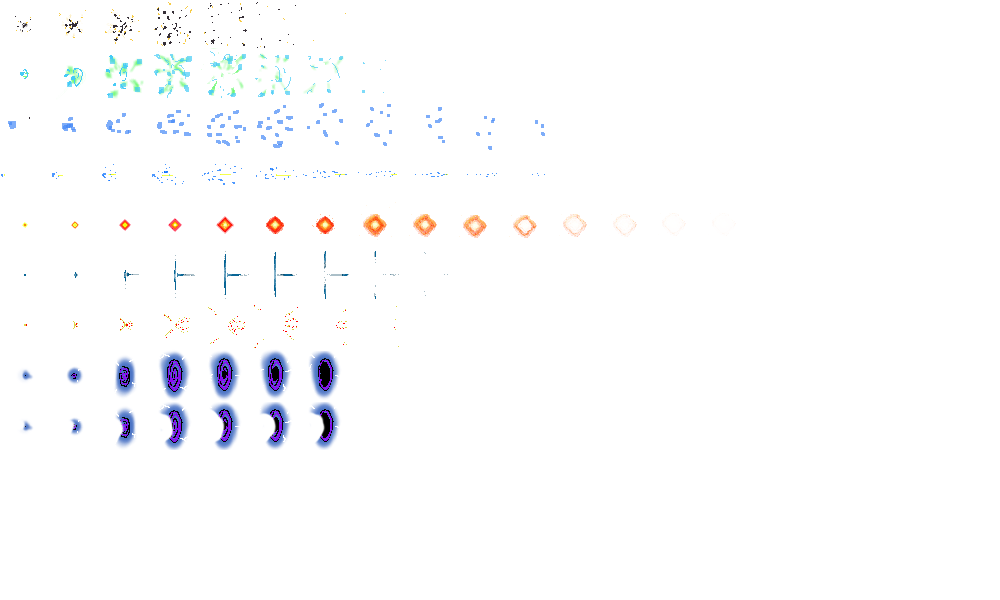
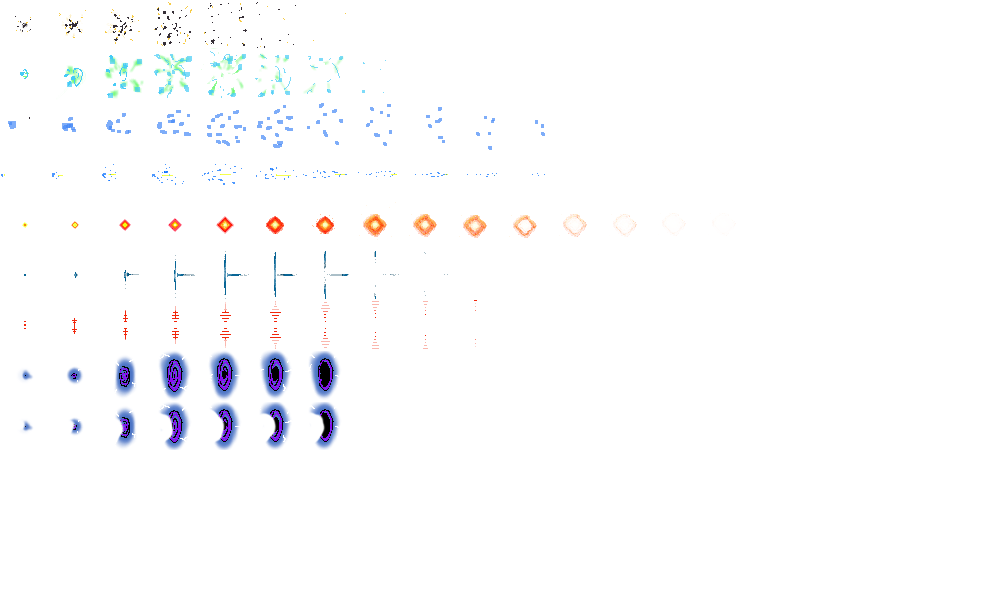
Before/after of a w=1000, h=600 layered artwork. What changed in the layer stack:
painted on "Layer #3" over [24, 306, 399, 348]
painted on "Layer #1" over [24, 300, 477, 350]
